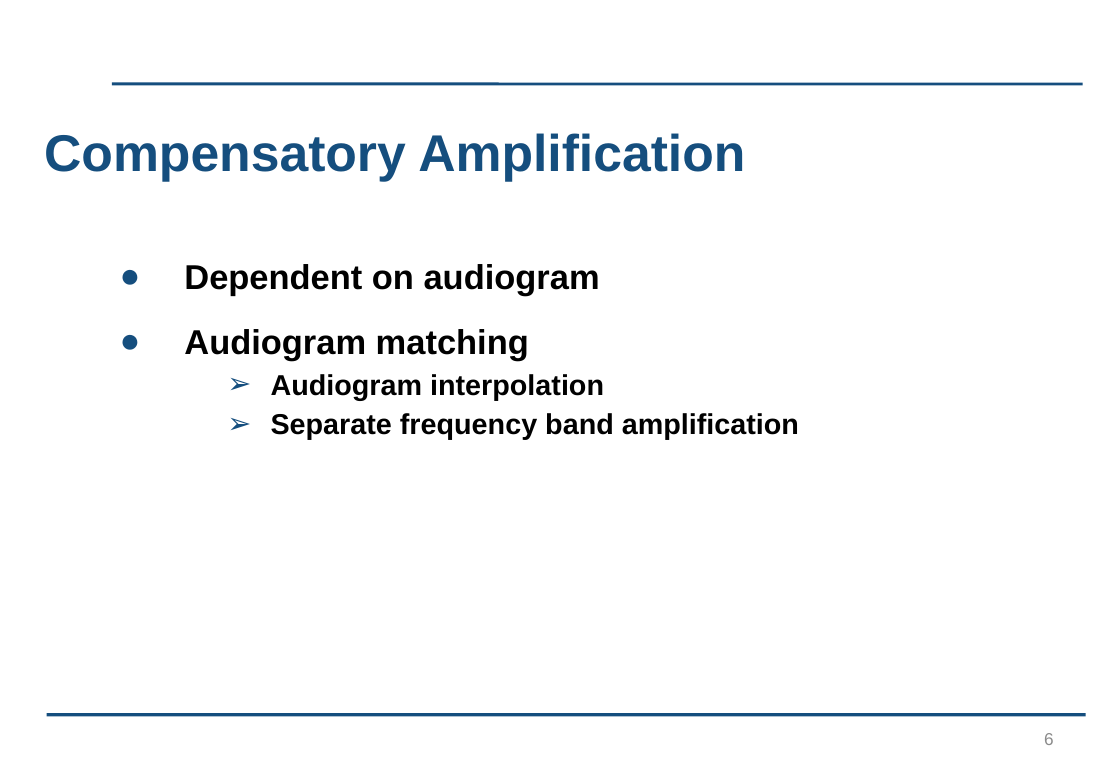
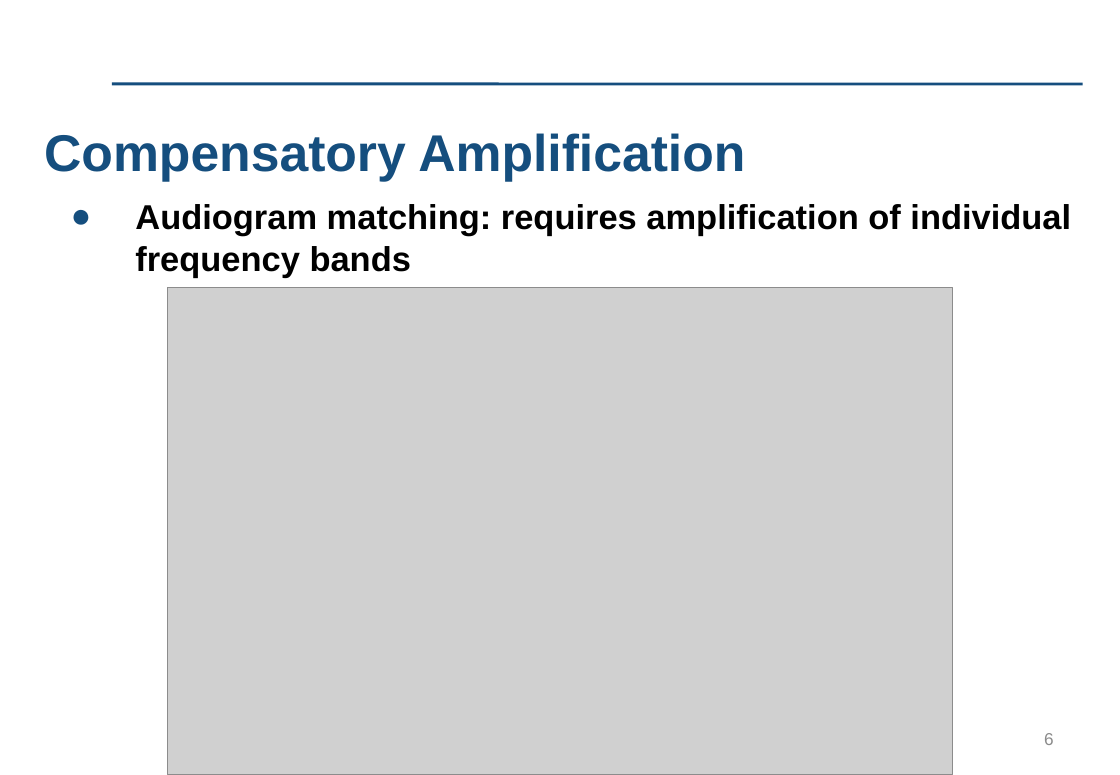
Before and after one commit to kayjayB/I_cant_hear_you, a slide deck: slide 6 of Presentation/Lab Project Presentation.pptx. Drawn at 1120x775 pixels with LibreOffice and Linux fonts; fonts in the diff are those of the drawing; grey boxes stand for pictures; background and template pictures are left out. Boxes give left, top, right and bottom in pixels: in the first picture for what was removed or moved away, otherwise in the second. Text is boxed around its words. In the diff, an @@ line names an element or a change of style, - is before the commit and + after.

Commit message:
Edited table and compensatory gain

```diff
--- a/Presentation/Lab Project Presentation.pptx
+++ b/Presentation/Lab Project Presentation.pptx
@@ text at [135, 204, 1071, 277]: text changed; size 20 to 24 pt @@
-● Dependent on audiogram
-● Audiogram matching
-  ➢ Audiogram interpolation
-  ➢ Separate frequency band amplification
+● Audiogram matching: requires amplification of individual frequency bands
@@ picture added at [168, 287, 953, 775] @@
@@ rectangle added at [42, 649, 1097, 719], fill #FFFFFF, outline #FFFFFF 0.75 pt @@
@@ line removed from (47, 716) to (1086, 716) @@
```
Also in this commit, not shown: 3 other slides changed, 1 slide added, 1 slide removed.
